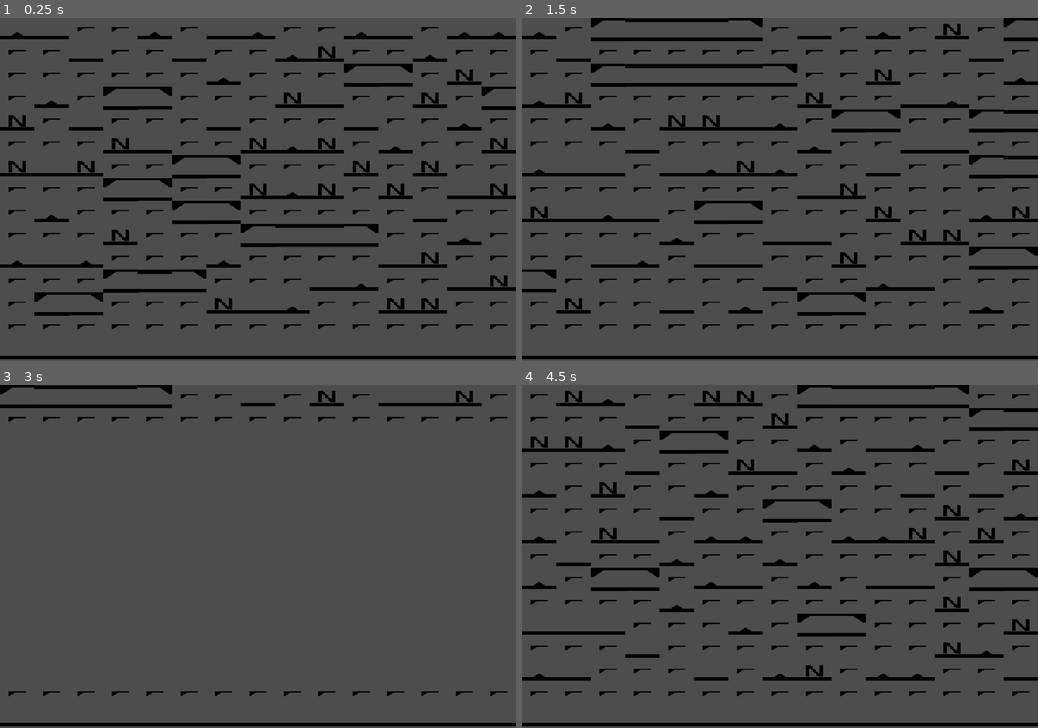
Above: before the commit, frames 1-4 (two rows, left to right).
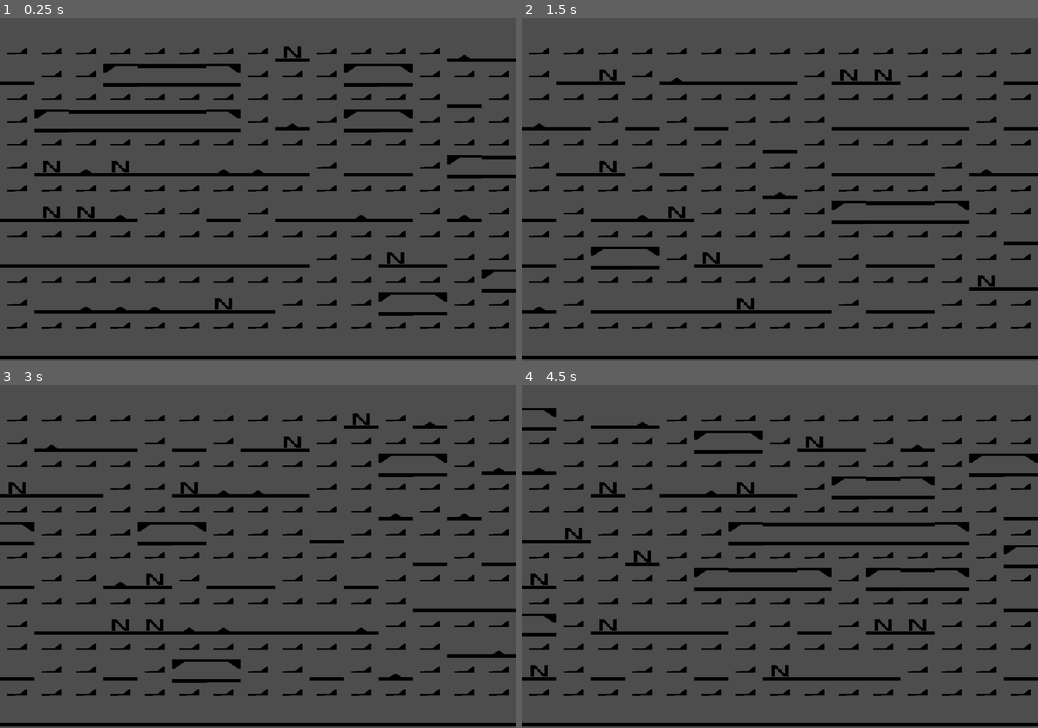
Above: after the commit, the same moments.

Repository: Deiuca/WaveFunctionCollapse
Game: Godot game, scene res://progetto.tscn
Same seed, same stepped clock (60 frames per second), same inputs: the game is played once before the commit and once after it.
Inputs:
- Up to frame 1 (0.25 s): no input
- Up to frame 2 (1.5 s): tap Enter at 0.5 s; hold R 0.53-1.28 s; tap Space at 1.25 s; tap R at 1.35 s
- Up to frame 3 (3 s): tap Enter at 2 s; hold R 2.03-2.78 s; tap Space at 2.75 s; tap R at 2.85 s
- Up to frame 4 (4.5 s): tap Enter at 3.5 s; hold R 3.53-4.28 s; tap Space at 4.25 s; tap R at 4.35 s

The runs differ from the first frame. In frame 1, 18% of the frame differs, in the area x 0-100%, y 2-91%; in frame 2, 16%; in frame 3, 11%; in frame 4, 17%.

Commit message:
+ Ampliati i bordi a 8, Funzionante, da sistemare bordi e pesi

Diff:
--- a/Generatore_livello.gd
+++ b/Generatore_livello.gd
@@ -47,7 +47,7 @@
 	#A ogni istanza nell'array di celle vengono definiti i suoi vicini
 	for indx in range(self.celle.size()):
 		var cella = self.celle[indx]      #Cella corrente
-		#Pattern: Su, Sx, Dx, Giu
+		#Pattern: Su, Sx, Dx, Giu, SuSx, SuDx, GiuDx, GiuSx
 		#Sx
 		if (indx-1) >= 0 and (indx-1)/self.width == indx/self.width:
 			cella.vicini[1] = self.celle[indx-1]
@@ -60,6 +60,19 @@
 		#Giu
 		if (indx+self.width) < self.celle.size():
 			cella.vicini[3] = self.celle[indx+self.width]
+		## Vicinato aggiuntivo
+		#SuSx
+		if(indx-(self.width+1)) >= 0:
+			cella.vicini[4] = self.celle[indx-self.width].vicini[3]
+		#SuDx
+		if ((indx-(self.width-1))/self.width) != indx/self.width:
+			cella.vicini[5] = self.celle[indx-self.width].vicini[4]
+		#GiuSx
+		if (indx+(self.width-1)) < self.celle.size() and ((indx+(self.width-1))/self.width) != indx/self.width:
+			cella.vicini[7] = self.celle[indx+(self.width-1)]
+		#GiuDx
+		if (indx+(self.width)) < self.celle.size() and (indx+(self.width))/self.width == (indx+(self.width+1))/self.width:
+			cella.vicini[6] = self.celle[indx+(self.width+1)]
 
 	##Collassa aria per garantire percorso
 	#for i in range(self.height-1):
@@ -92,7 +105,7 @@
 	for c in self.celle:
 		if not c.collassata:
 			var entropia = ritorna_compatibili(c).size()
-			if  entropia < cella_minima[0]:
+			if  entropia <= cella_minima[0]:
 				cella_minima = [entropia,c]
 	return cella_minima[1]
 
@@ -167,8 +180,6 @@
 
 
 func contiene_almeno_un_carattere(una_stringa: String, altra_stringa: String) -> bool:
-	if una_stringa == "" or altra_stringa == "":
-		pass
 	for carattere in una_stringa:
 		if carattere in altra_stringa:
 			return true
--- a/PreFabbricati/aria.tscn
+++ b/PreFabbricati/aria.tscn
@@ -1,12 +1,13 @@
-[gd_scene load_steps=3 format=3 uid="uid://beyml4eop4tsv"]
+[gd_scene load_steps=3 format=3 uid="uid://deo4m0ectyunw"]
 
 [ext_resource type="PackedScene" uid="uid://chl77nbbcyyb4" path="res://prefab.tscn" id="1_rwck2"]
-[ext_resource type="Texture2D" uid="uid://hcgtli6hqaeg" path="res://Textures/Components/EdgeSx_Soffitto.png" id="2_12n6u"]
+[ext_resource type="PackedScene" uid="uid://4a8gcrdvv8uo" path="res://Componenti/componente_edgeSx_soffitto.tscn" id="2_qtk3c"]
 
 [node name="Aria" instance=ExtResource("1_rwck2")]
-bordi = ["O", "P", "P", "O"]
+rotation = 0.00358201
+scale = Vector2(0.578694, 0.659801)
+bordi = ["A", "UOP", "EOP", "O", "A", "A", "O", "O"]
 
-[node name="EdgeSxSoffitto" type="Sprite2D" parent="." index="0"]
-position = Vector2(10, 10)
-scale = Vector2(0.5, 0.5)
-texture = ExtResource("2_12n6u")
+[node name="Componente" parent="." index="0" instance=ExtResource("2_qtk3c")]
+position = Vector2(17.3359, 13.5861)
+rotation = 3.13047
--- a/PreFabbricati/entrata.tscn
+++ b/PreFabbricati/entrata.tscn
@@ -5,7 +5,7 @@
 [ext_resource type="PackedScene" uid="uid://ccylitwrr2or5" path="res://Componenti/componente_pavimento.tscn" id="3_gvaik"]
 
 [node name="Entrata" instance=ExtResource("1_khurj")]
-bordi = ["O", "E", "R", "A"]
+bordi = ["O", "E", "R", "A", "O", "O", "A", "A"]
 
 [node name="Componente" parent="." index="0" instance=ExtResource("2_nkv8e")]
 position = Vector2(10, 4)
--- a/PreFabbricati/pavimento.tscn
+++ b/PreFabbricati/pavimento.tscn
@@ -4,7 +4,7 @@
 [ext_resource type="PackedScene" uid="uid://ccylitwrr2or5" path="res://Componenti/componente_pavimento.tscn" id="2_f6n51"]
 
 [node name="Pavimento" instance=ExtResource("1_bgpbm")]
-bordi = ["O", "P", "P", "A"]
+bordi = ["O", "P", "P", "A", "O", "O", "A", "A"]
 
 [node name="Componente" parent="." index="0" instance=ExtResource("2_f6n51")]
 position = Vector2(10, 17)
--- a/PreFabbricati/pavimento_nemico.tscn
+++ b/PreFabbricati/pavimento_nemico.tscn
@@ -5,7 +5,7 @@
 [ext_resource type="Texture2D" uid="uid://m4go4dtt23v3" path="res://Textures/Nemico.png" id="3_cm4qh"]
 
 [node name="Pavimento Nemico" instance=ExtResource("1_kv6v1")]
-bordi = ["O", "P", "P", "A"]
+bordi = ["O", "P", "P", "A", "O", "O", "A", "A"]
 
 [node name="Pavimento" type="Sprite2D" parent="." index="0"]
 position = Vector2(10, 17)
--- a/PreFabbricati/soffitto.tscn
+++ b/PreFabbricati/soffitto.tscn
@@ -4,7 +4,7 @@
 [ext_resource type="PackedScene" uid="uid://ccylitwrr2or5" path="res://Componenti/componente_pavimento.tscn" id="2_qm5xi"]
 
 [node name="Soffitto" instance=ExtResource("1_4ae0i")]
-bordi = ["O", "R", "R", "A"]
+bordi = ["O", "R", "R", "A", "O", "O", "A", "A"]
 
 [node name="Componente" parent="." index="0"]
 position = Vector2(10, 2)
--- a/PreFabbricati/uscita.tscn
+++ b/PreFabbricati/uscita.tscn
@@ -5,7 +5,7 @@
 [ext_resource type="PackedScene" uid="uid://ccylitwrr2or5" path="res://Componenti/componente_pavimento.tscn" id="3_t20bu"]
 
 [node name="Uscita" instance=ExtResource("1_k0xl3")]
-bordi = ["O", "R", "U", "A"]
+bordi = ["O", "R", "U", "A", "O", "O", "A", "A"]
 
 [node name="Componente" parent="." index="0" instance=ExtResource("2_l2xuy")]
 position = Vector2(10, 4)
--- a/Scripts/GeneratoreLivello/Cella.gd
+++ b/Scripts/GeneratoreLivello/Cella.gd
@@ -1,9 +1,8 @@
 extends Node2D
 class_name Cella
 
-#Pattern: SuSx, Su, SuDx, Sx, Dx, GiuSx, Giu, GiuDx
-#Pattern: Su, Sx, Dx, Giu
-var vicini = [null,null,null,null]
+#Pattern: Su, Sx, Dx, Giu, SuSx, SuDx, GiuDx, GiuSx
+var vicini = [null,null,null,null,null,null,null,null]
 
 var collassata = false
 
@@ -34,10 +33,10 @@
 	return preFab.bordi
 
 func compatibilita()-> Array:
-
+	#Pattern: Su, Sx, Dx, Giu, SuSx, SuDx, GiuDx, GiuSx
 	var result = []
 	#Sopra
-	var sopra = self.vicini[0].get_bordi()[3] if self.vicini[0] != null else ""
+	var sopra = self.vicini[0].get_bordi()[3] if self.vicini[0] != null else "#"
 	result.append(sopra)
 	#Sx
 	var sx = self.vicini[1].get_bordi()[2] if self.vicini[1] != null else ""
@@ -48,5 +47,17 @@
 	#Sotto
 	var sotto = self.vicini[3].get_bordi()[0] if self.vicini[3] != null else ""
 	result.append(sotto)
+	#SuSx
+	var suSx = self.vicini[4].get_bordi()[6] if self.vicini[4] != null else ""
+	result.append(suSx)
+	#SuDx
+	var suDx = self.vicini[5].get_bordi()[7] if self.vicini[5] != null else ""
+	result.append(suDx)
+	#GiuDx
+	var GiuDx = self.vicini[6].get_bordi()[4] if self.vicini[6] != null else ""
+	result.append(GiuDx)
+	#GiuSx
+	var GiuSx = self.vicini[7].get_bordi()[5] if self.vicini[7] != null else ""
+	result.append(GiuSx)
 
 	return result
--- a/Scripts/PreFab/PreFab.gd
+++ b/Scripts/PreFab/PreFab.gd
@@ -1,8 +1,8 @@
 extends Sprite2D
 class_name PreFab
 
-#Su, Sx, Dx, Giu
-@export var bordi = [ "", "", "", "" ]
+#Su, Sx, Dx, Giu, SuSx, SuDx, GiuSx, GiuDx
+@export var bordi = ["","", "","","","","",""]
 @export var peso = 1
 
 # Called when the node enters the scene tree for the first time.
--- a/generatore_livello.tscn
+++ b/generatore_livello.tscn
@@ -19,13 +19,13 @@
 visible = false
 
 [node name="Aria" parent="Prefab_Utilizzati" instance=ExtResource("2_85f7g")]
-position = Vector2(538, 631)
-bordi = ["", "UOP", "EOP", "O"]
-peso = 2
+bordi = ["AV", "UOP", "EOP", "OV", "AV", "AV", "OV", "OV"]
+peso = 3
 
 [node name="Entrata" parent="Prefab_Utilizzati" instance=ExtResource("3_fdm7b")]
 
 [node name="Pavimento" parent="Prefab_Utilizzati" instance=ExtResource("2_t0bkr")]
+peso = 2
 
 [node name="Pavimento Nemico" parent="Prefab_Utilizzati" instance=ExtResource("3_l8rym")]
 
Not shown: 1 places in generatore_livello.tscn that only renumber resources
